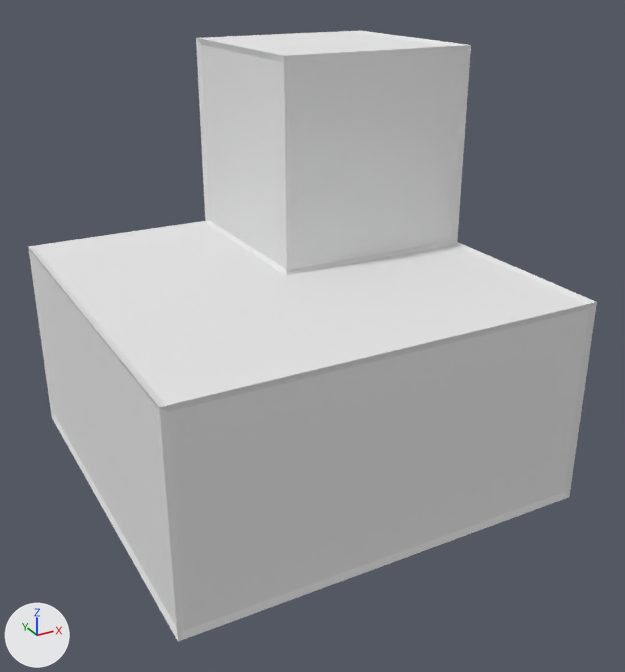
The Blender file res/blender/shapes/stairsCornerOut.blend as it was, and as the next commit left it.
Rendered twice from a camera (50 mm lens) standing at (-0.903, -1.766, 0.705) and looking at (0.023, -0.081, -0.137). The axes (+X, +Y, +Z) are drawn at lower left. The lights are the same throughout.

Objects in the first picture: 'Shape', 'WireFrame'.
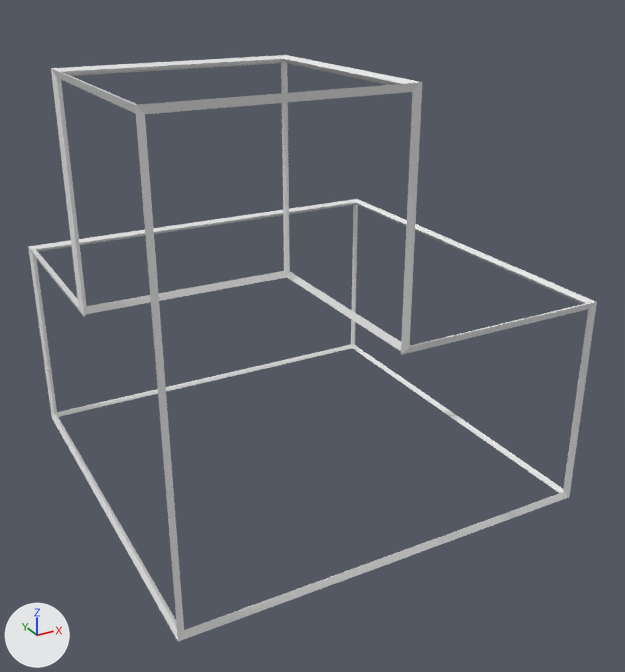
Location of each change, (x1, y1, x2, y2) in pixels of the pictures (625 x 672 px):
'Shape', hidden: before (33, 33, 589, 630)
'WireFrame', mesh turned: before (28, 31, 597, 641); after (28, 55, 597, 641)

What changed in the scene script:
```text
Change me_cube:
    where me_cube.from_pydata(...)  # 14 vertices, 9 faces; spans x -0.5..0.5, y -0.5..0.5, z -0.5..0.5
    used by ob_shape; location = (0.0, 0.0, 0.0)
    me_cube part 1: the whole mesh is turned -180 degrees about the z axis through its middle
Change me_cube_001:
    where me_cube_001.from_pydata(...)  # 70 vertices, 84 faces; spans x -0.506..0.506, y -0.506..0.506, z -0.506..0.506
    used by ob_wireframe; location = (0.0, 0.0, 0.0)
    me_cube_001 part 2: the whole mesh is turned -180 degrees about the z axis through its middle
Change ob_shape:
    add ob_shape.hide_render = True
```
